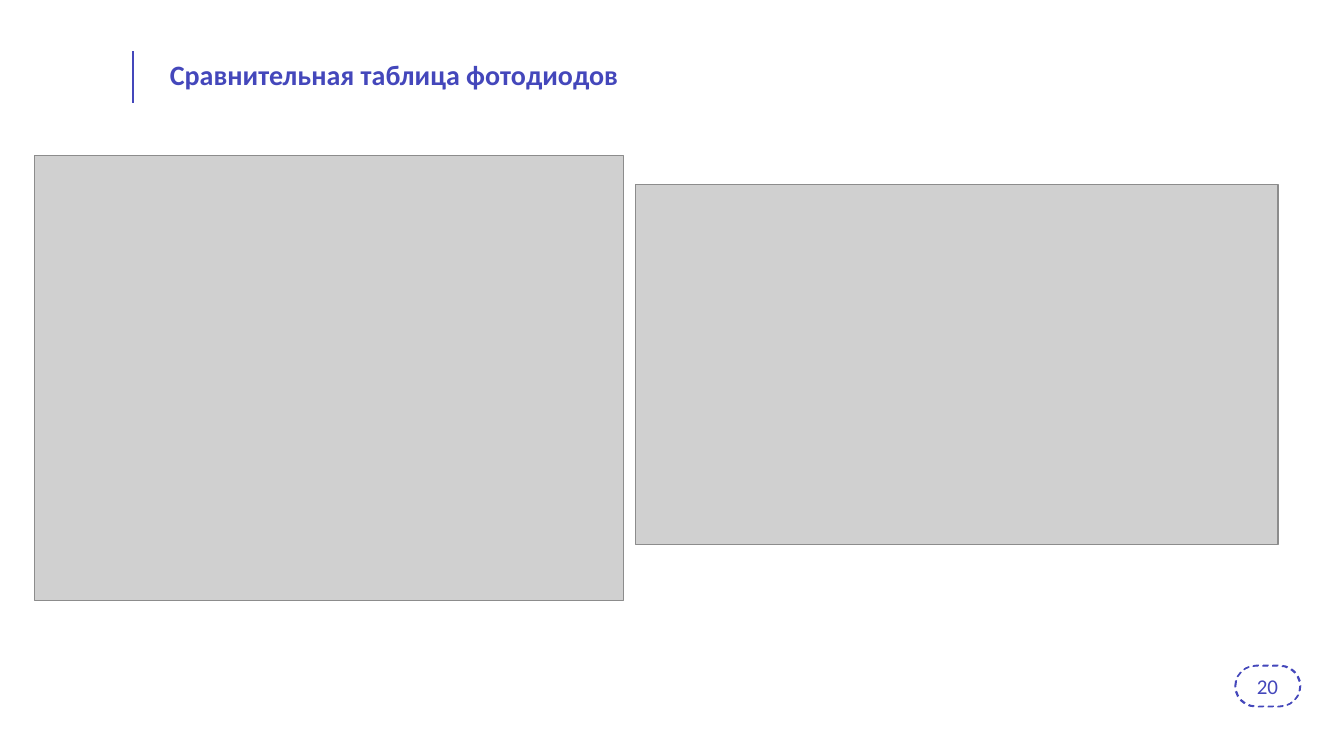
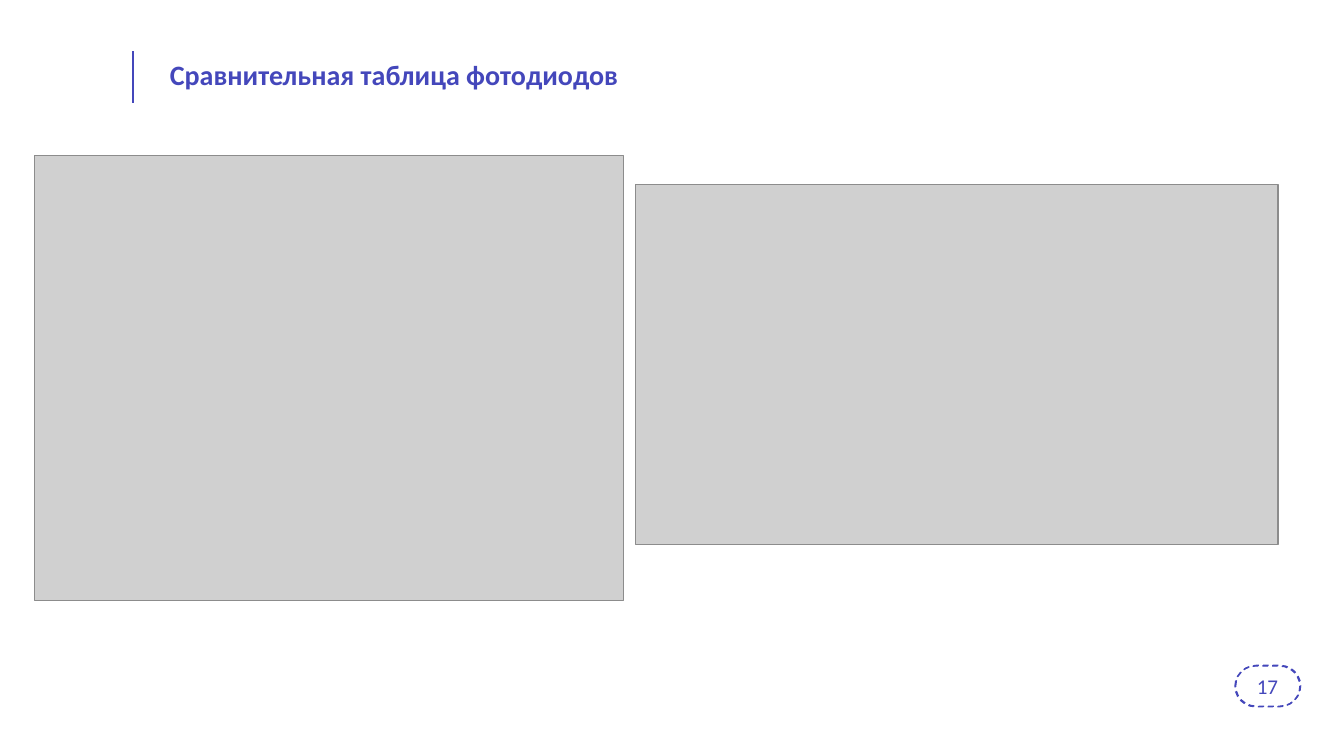
Before and after one commit to PytAZU/Diss, a slide deck: slide 17 of Шаблон_презентации_для_защит_ПИШ.pptx (slide 18 before the commit). Drawn at 1344x756 pixels with LibreOffice and Linux fonts; fonts in the diff are those of the drawing; grey boxes stand for pictures; background and template pictures are left out. Boxes give left, top, right and bottom in pixels: in the first picture for what was removed or moved away, otherwise in the second. Text is boxed around its words. In the diff, an @@ line names an element or a change of style, - is before the commit and + after.

```diff
--- a/Шаблон_презентации_для_защит_ПИШ.pptx
+++ b/Шаблон_презентации_для_защит_ПИШ.pptx
@@ text at bbox=[1257, 680, 1278, 694]: text changed @@
-20
+17
```
Also in this commit, not shown: 17 other slides changed, 4 slides removed, 1 other file.
